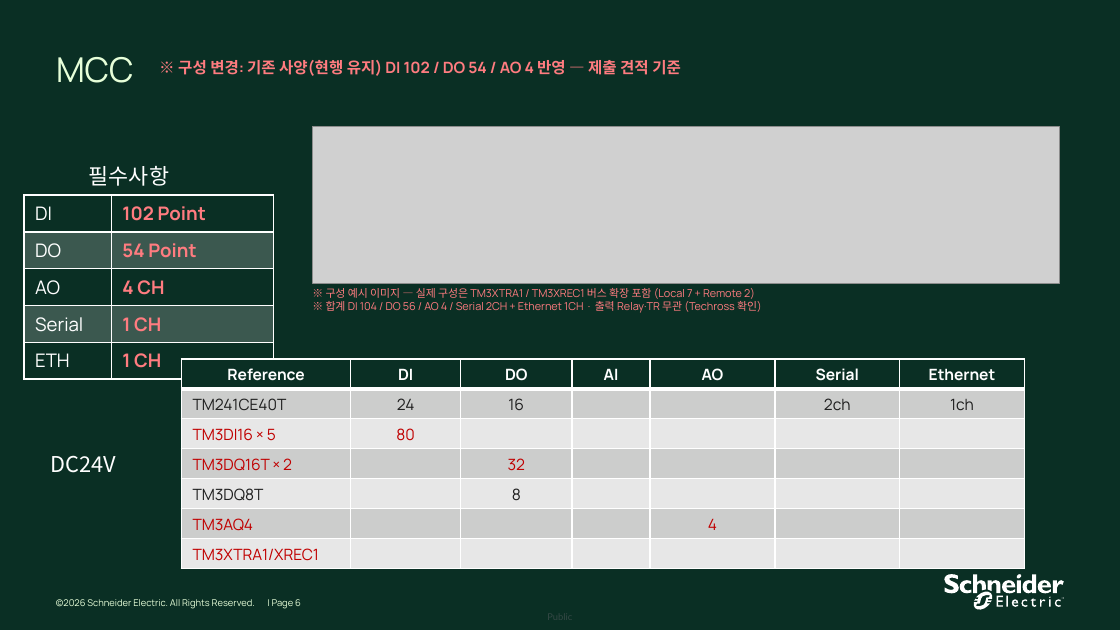
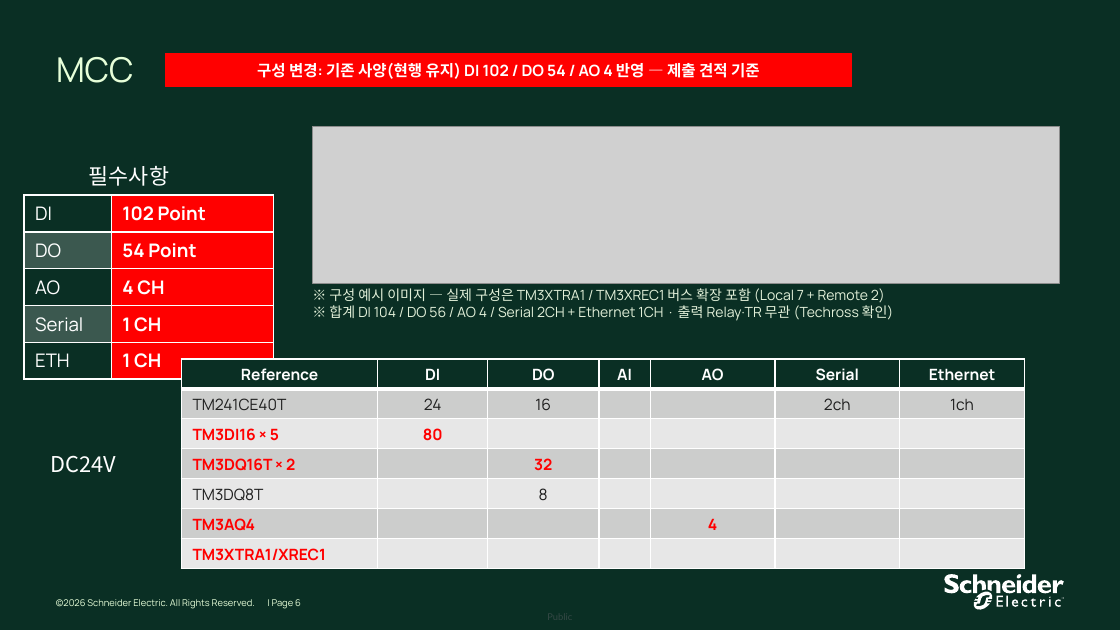
Before and after one commit to bmk3037/New-Project, a slide deck: slide 6 of 최종_제출본/PLC_Configuration_for_Techross_261006_수정.pptx. Drawn at 1120x630 pixels with LibreOffice and Linux fonts; fonts in the diff are those of the drawing; grey boxes stand for pictures; background and template pictures are left out. Boxes give left, top, right and bottom in pixels: in the first picture for what was removed or moved away, otherwise in the second. Text is boxed around its words. In the diff, an @@ line names an element or a change of style, - is before the commit and + after.

```diff
--- a/최종_제출본/PLC_Configuration_for_Techross_261006_수정.pptx
+++ b/최종_제출본/PLC_Configuration_for_Techross_261006_수정.pptx
@@ rectangle "구성 변경: 기존 사양(현행 유지) ...": place and size @@
-rectangle "구성 변경: 기존 사양(현행 유지) ..." at (178, 60, 681, 76)
+rectangle "구성 변경: 기존 사양(현행 유지) ..." at (166, 54, 851, 87)
@@ rectangle "구성 변경: 기존 사양(현행 유지) ..." at (166, 54, 851, 87): vertical alignment top to middle; fill none to #FF0000; outline none to #FF0000 0.75 pt @@
@@ text in rectangle at (257, 63, 760, 79): text changed; text colour #FF7C80 to #FFFFFF @@
-※ 구성 변경: 기존 사양(현행 유지) DI 102 / DO 54 / AO 4 반영 — 제출 견적 기준
+구성 변경: 기존 사양(현행 유지) DI 102 / DO 54 / AO 4 반영 — 제출 견적 기준
@@ table at (24, 195, 273, 372) @@
@@ fill none to #FF0000 in 3 cells @@
@@ fill #FFFFFF at 20% opacity to #FF0000 in 2 cells @@
@@ text colour #FF7C80 to #FFFFFF in "102 Point", "54 Point", "4 CH", "1 CH" and 1 more places @@
@@ text "※ 구성 예시 이미지 — ..." at (329, 288, 894, 321): size 7 to 9 pt, text colour #FF7C80 to #E2F0D9 @@
@@ table at (181, 358, 1023, 568) @@
@@ text colour #C00000 to #FF0000, bold on in "TM3DI16 × 5", "80", "TM3DQ16T × 2", "32" and 3 more places @@
```
Also in this commit, not shown: 2 other slides changed, 1 other file.
